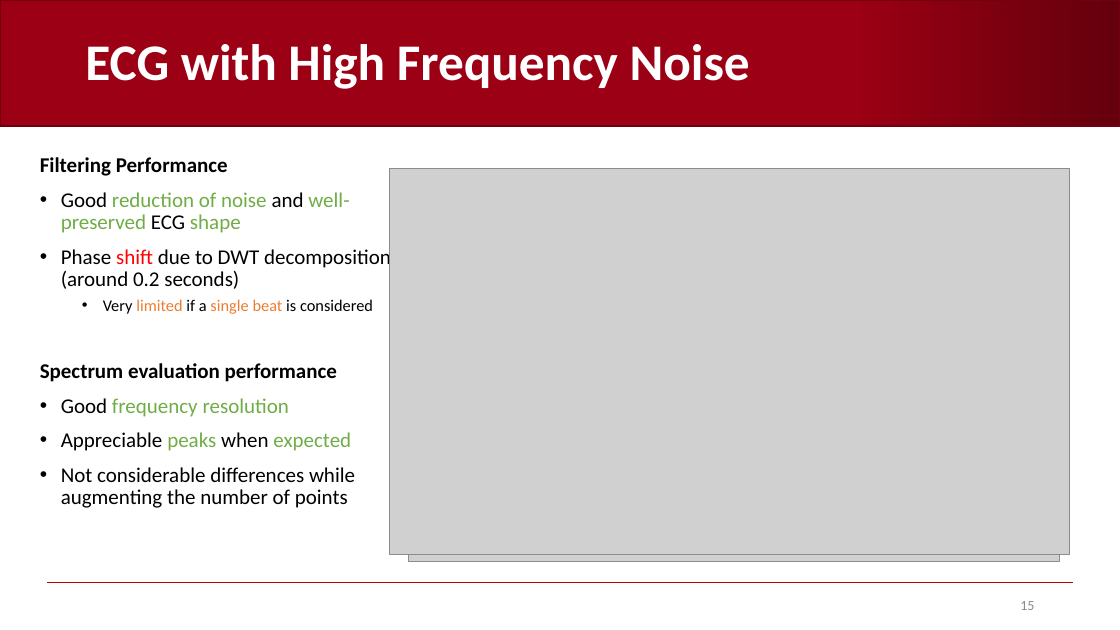
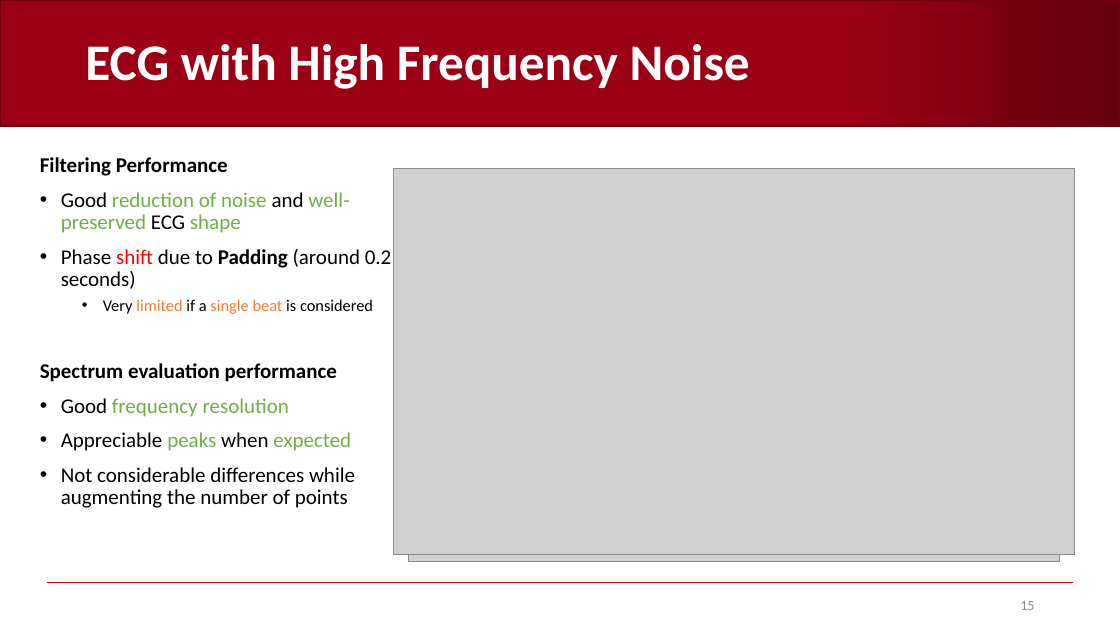
Before and after one commit to AndreaCorrado00/Tesi_magistrale_Corrado_Andrea, a slide deck: slide 15 of Documentation/3. in-depth spectrum analysis.pptx. Drawn at 1120x630 pixels with LibreOffice and Linux fonts; fonts in the diff are those of the drawing; grey boxes stand for pictures; background and template pictures are left out. Boxes give left, top, right and bottom in pixels: in the first picture for what was removed or moved away, otherwise in the second. Text is boxed around its words. In the diff, an @@ line names an element or a change of style, - is before the commit and + after.

```diff
--- a/Documentation/3. in-depth spectrum analysis.pptx
+++ b/Documentation/3. in-depth spectrum analysis.pptx
@@ picture: place and size @@
-picture at (389, 169, 1070, 555)
+picture at (394, 169, 1075, 555)
@@ text at (61, 249, 392, 289): text changed @@
-• Phase shift due to DWT decomposition (around 0.2 seconds)
+• Phase shift due to Padding (around 0.2 seconds)
```
Also in this commit, not shown: 2 other slides changed, 6 other files.
